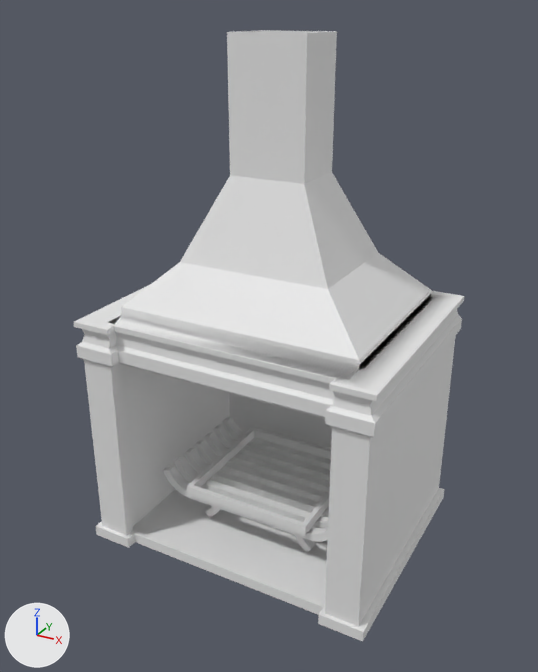
The FBX model BonitoFactory/Assets/Prefabs/Bonito Factory fireplace.fbx as it was, and as the next commit left it.
Before and after are seen from a camera (50 mm lens) standing at (6.05, -11.45, 7.4) and looking at (-0.03, -0.39, 1.87). Lighting does not change. The marker at lower left points along +X, +Y and +Z.

In view in the first picture: 'Fireplace Final', 'Wood Placer '.
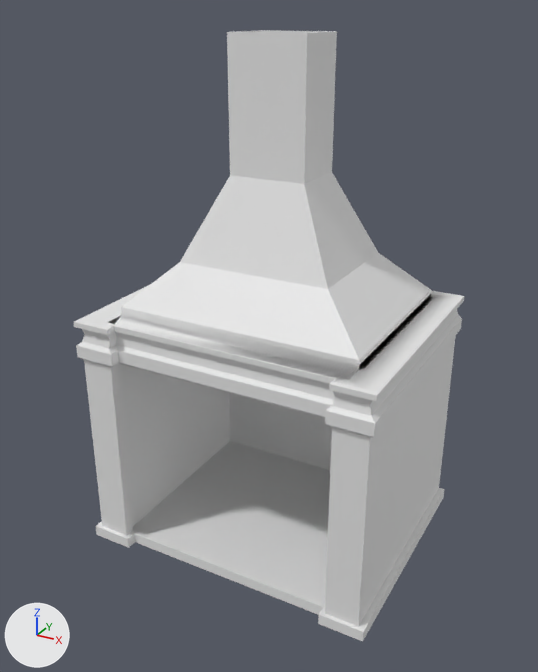
Boxes [x1, y1, x2, y2] around the edits, measured in the pictures (538 x 672 px):
'Wood Placer ', deleted
    before: [163, 417, 331, 552]

Diff of the bpy script that builds the scene:
```diff
--- a/BonitoFactory/Assets/Prefabs/Bonito Factory fireplace.fbx.py
+++ b/BonitoFactory/Assets/Prefabs/Bonito Factory fireplace.fbx.py
@@ ob_wood_placer @@
-ob_wood_placer = bpy.data.objects.new('Wood Placer ', me_cube_011)
-ob_wood_placer.location = (0.0, 0.0, 0.0)
```
